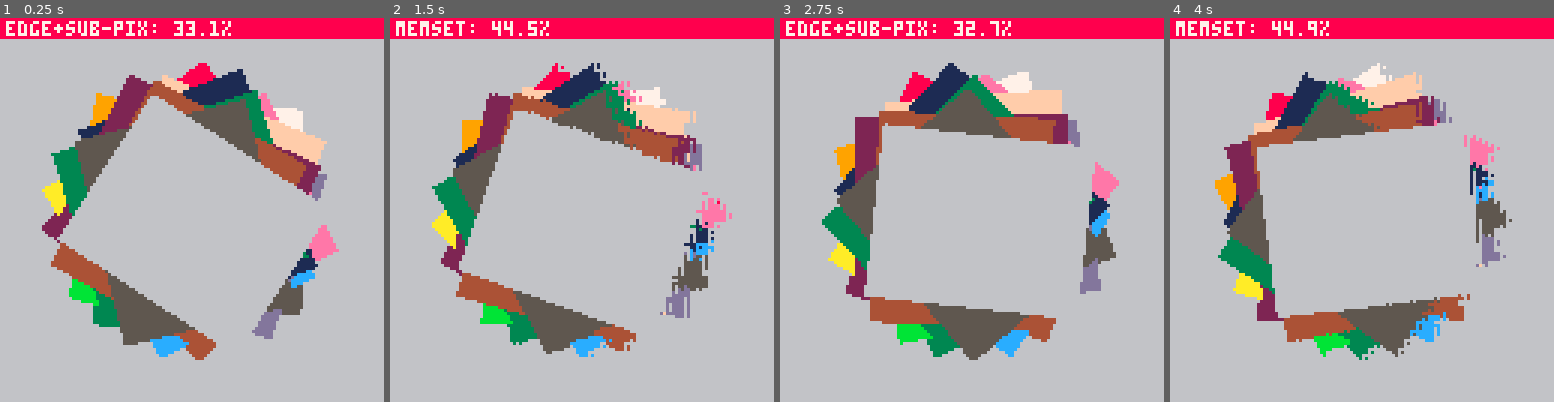
Above: before the commit, frames 1-4 (left to right).
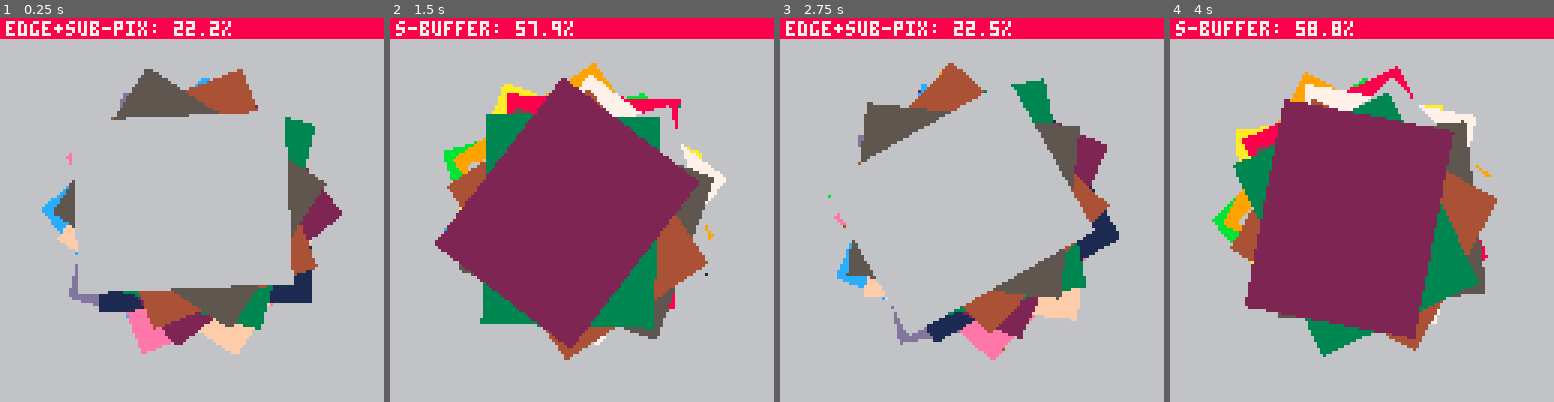
Above: after the commit, the same moments.

Repository: freds72/virtua-on
Game: PICO-8 cartridge carts/edge_rasterizer.p8
Two runs of this game, one before a commit and one after it. Both use one fixed random seed, a clock stepped at 60 frames per second and the inputs below.
Inputs:
- Up to frame 1 (0.25 s): no input
- Up to frame 2 (1.5 s): tap O (Z key) at 0.7 s
- Up to frame 3 (2.75 s): tap O (Z key) at 1.7, 2.1, 2.5 s
- Up to frame 4 (4 s): tap O (Z key) at 2.9, 3.3, 3.7 s

The runs differ from the first frame. In frame 1, 23% of the frame differs, in the area x 10-90%, y 0-90%; in frame 2, 42%; in frame 3, 23%; in frame 4, 42%, in the area x 1-90%, y 0-90%.

Commit message:
added support for s-buffer

Diff:
--- a/carts/edge_rasterizer.p8
+++ b/carts/edge_rasterizer.p8
@@ -14,7 +14,9 @@
 		--trifill_rasterizer,
 		--hybrid_rasterizer,
 		convex_rasterizer,
-		poke_rasterizer
+		--zerocache_rasterizer,
+		--poke_rasterizer
+		sbuffer_rasterizer,
 		--convex_zbuf_rasterizer
 	}
  --raz=edge_rasterizer()
@@ -48,8 +50,9 @@
 	end
 
 	-- back
+	local angle_shift=0.1
 	for i=1,20 do
-		cc,ss=cos(angle+i*0.12),-sin(angle+i*0.12)
+		cc,ss=cos(angle+i*angle_shift),-sin(angle+i*angle_shift)
 		local x0,y0=rotate(24,24)
 		local x1,y1=rotate(96,24)
 		local x2,y2=rotate(96,112)
@@ -66,66 +69,6 @@
  rectfill(0,0,127,6,8)
  print(raz.name..": "..cpu.."%",2,1,7)
 end
-
--->8
--->8
--- #putaflipinit
-function cflip() if(slowflip)flip()
-end
-ospr=spr
-function spr(...)
-ospr(...)
-cflip()
-end
-osspr=sspr
-function sspr(...)
-osspr(...)
-cflip()
-end
-omap=map
-function map(...)
-omap(...)
-cflip()
-end
-orect=rect
-function rect(...)
-orect(...)
-cflip()
-end
-orectfill=rectfill
-function rectfill(...)
-orectfill(...)
-cflip()
-end
-ocircfill=circfill
-function circfill(...)
-ocircfill(...)
-cflip()
-end
-ocirc=circ
-function circ(...)
-ocirc(...)
-cflip()
-end
-oline=line
-function line(...)
-oline(...)
-cflip()
-end
-opset=pset
-psetctr=0
-function pset(...)
-opset(...)
-psetctr+=1
-if(slowflip and psetctr%4==0)flip()
-end
-odraw=_draw
-function _draw()
-if(slowflip)extcmd("rec")
-odraw()
-if(slowflip)for i=0,99 do flip() end extcmd("video")cls()stop("gif saved")
-end
-menuitem(1,"put a flip in it!",function() slowflip=not slowflip end)
 
 -->8
 -- edge rasterizer
@@ -461,17 +404,6 @@
 function convex_rasterizer()
 	local poly={}
 
-	local cache_cls={
-		__index=function(t,k)
-			local f=function(a)
-				t[k]=function(b)
-					rectfill(a,k,b,k)
-				end
-			end
-			--t[k]=f
-			return f
-		end
-	}
 	return {
 	name="edge+sub-pix",
 	-- add edge
@@ -493,11 +425,11 @@
 			if(y0>y1) x0,y0,x1,y1=x1,y1,x0,y0
 			local cy0,cy1,dx=y0\1+1,y1\1,(x1-x0)/(y1-y0)
 			if(y0<0) x0-=y0*dx y0=0
-   		x0+=(-y0+cy0)*dx
+   			x0+=(-y0+cy0)*dx
 			for y=cy0,min(cy1,127) do
 				local x=nodes[y]
 				if x then
-				 rectfill(x,y,x0,y)
+					rectfill(x0,y,x,y)
 				else
 				 nodes[y]=x0
 				end
@@ -505,6 +437,45 @@
 			end
 			--break
 			x0,y0=_x1,_y1
+		end
+  	end
+  	poly={}
+end
+}
+end
+
+-->8
+-- no cache rasterizer
+function zerocache_rasterizer()
+	local poly={}
+
+	return {
+	name="0-cache edge+sub-pix",
+	-- add edge
+	add=function(self,verts,c,z)
+		add(poly,{v=verts,c=c})
+	end,
+ draw=function(self)
+	for k=1,#poly do
+		local p=poly[k]
+		local points=p.v
+  		color(p.c)
+		local np,x_array=#points,{}
+		for k,v in pairs(points) do
+			local p2=points[k%np+1]
+			local x1,y1,x2,y2=v[1],v[2],p2[1],p2[2]
+			if y1>y2 then
+				y1,y2,x1,x2=y2,y1,x2,x1
+			end
+			local dy,dx=y2-y1,x2-x1
+			for y=y1\1+1,y2 do
+				local x,x0=x1+dx*(y-y1)/dy,x_array[y]
+				if x0 then
+					rectfill(x0,y,x,y)
+				else
+					x_array[y]=x
+				end
+			end
 		end
   	end
   	poly={}
@@ -548,7 +519,7 @@
 			if(y0>y1) x0,y0,x1,y1=x1,y1,x0,y0
 			local cy0,cy1,dx=y0\1+1,y1\1,(x1-x0)/(y1-y0)
 			if(y0<0) x0-=y0*dx y0=0
-   		x0+=(-y0+cy0)*dx
+   			x0+=(-y0+cy0)*dx
 			for y=cy0,min(cy1,127) do
 				local x=nodes[y]
 				if x then
@@ -721,6 +692,158 @@
 }
 end
 
+-->8
+-- hybrid rasterizer
+function sbuffer_rasterizer()
+	local poly={}
+
+	local spans={}
+	local function span(y,x0,x1)
+		-- sort
+		-- rectfill(x0,y,x1,y,7)
+		x0=x0\1
+		x1=x1\1-1
+		if(x1-x0<0) return
+		--rectfill(x0,y,x1,y,8)
+		local span,old=spans[y]
+		-- empty scanline?
+		if not span then
+			rectfill(x0,y,x1,y)
+			spans[y]={x0=x0,x1=x1}
+			return
+		end
+		while span do
+			if span.x0>x0 then
+				-- nnnn
+				--       xxxxxx
+				if span.x0>x1 then
+					-- fully visible
+					rectfill(x0,y,x1,y)
+					local n={x0=x0,x1=x1,next=span}
+					if old then
+						old.next=n
+					else
+						spans[y]=n
+					end
+					return
+				end
+
+				-- nnnn?????????
+				--     xxxxxxx
+				local x2=span.x0-1
+				if x2-x0>=0 then
+					rectfill(x0,y,x2,y)
+					local n={x0=x0,x1=x2,next=span}
+					if old then
+						old.next=n
+					else
+						spans[y]=n
+					end
+				end
+				if span.x1>=x1 then
+					-- ////nn?????
+					--     xxxxxxx
+					-- left overlapping
+					return
+				else
+					-- ?????????nnnn
+					--     xxxxxxx
+					-- test against other spans
+					x0=span.x1+1
+					if(x1-x0<0) return
+				end
+			else
+				if span.x1>=x1 then
+					--     ??nnnn?
+					--     xxxxxxx
+					-- totally hidden
+					return
+				end
+
+				if span.x1<x0 then
+					--            nnnn
+					--     xxxxxxx
+					-- continue
+				else
+					--     ?????nnnnn
+					--     xxxxxxx
+					-- test against other spans
+					x0=span.x1+1
+					if(x1-x0<0) return
+				end
+			end
+::continue::
+			old=span
+			span=span.next
+		end
+		-- new last?
+		if x1-x0>=0 then
+			rectfill(x0,y,x1,y)
+			old.next={x0=x0,x1=x1}
+		end
+	end
+
+	return {
+		name="s-buffer",
+		-- add edge
+		add=function(self,verts,c,z)
+			add(poly,{v=verts,c=c})
+		end,
+		draw=function(self)
+			for k=1,#poly do
+				local p=poly[k]
+				color(p.c)
+				p=p.v
+				local np,miny,maxy,mini=#p,32000,-32000
+				-- find extent
+				for i=1,np do
+					local y=p[i][2]
+					if (y<miny) mini,miny=i,y
+					if (y>maxy) maxy=y
+				end
+
+				--data for left & right edges:
+				local lj,rj,ly,ry,lx,ldx,rx,rdx=mini,mini,miny,miny
+				--step through scanlines.
+				if(maxy>127) maxy=127
+				if(miny<0) miny=-1
+				for y=1+miny&-1,maxy do
+					--maybe update to next vert
+					while ly<y do
+						local v0=p[lj]
+						lj+=1
+						if (lj>np) lj=1
+						local v1=p[lj]
+						local y0,y1=v0[2],v1[2]
+						ly=y1&-1
+						lx=v0[1]
+						ldx=(v1[1]-lx)/(y1-y0)
+						--sub-pixel correction
+						lx+=(y-y0)*ldx
+					end
+					while ry<y do
+						local v0=p[rj]
+						rj-=1
+						if (rj<1) rj=np
+						local v1=p[rj]
+						local y0,y1=v0[2],v1[2]
+						ry=y1&-1
+						rx=v0[1]
+						rdx=(v1[1]-rx)/(y1-y0)
+						--sub-pixel correction
+						rx+=(y-y0)*rdx
+					end
+					span(y,rx,lx)
+					lx+=ldx
+					rx+=rdx
+				end
+			end
+			poly={}
+			spans={}
+		end
+	}
+end
+
 __gfx__
 00000000000000000000000000000000000000000000000000000000000000000000000000000000000000000000000000000000000000000000000000000000
 00000000000000000000000000000000000000000000000000000000000000000000000000000000000000000000000000000000000000000000000000000000
